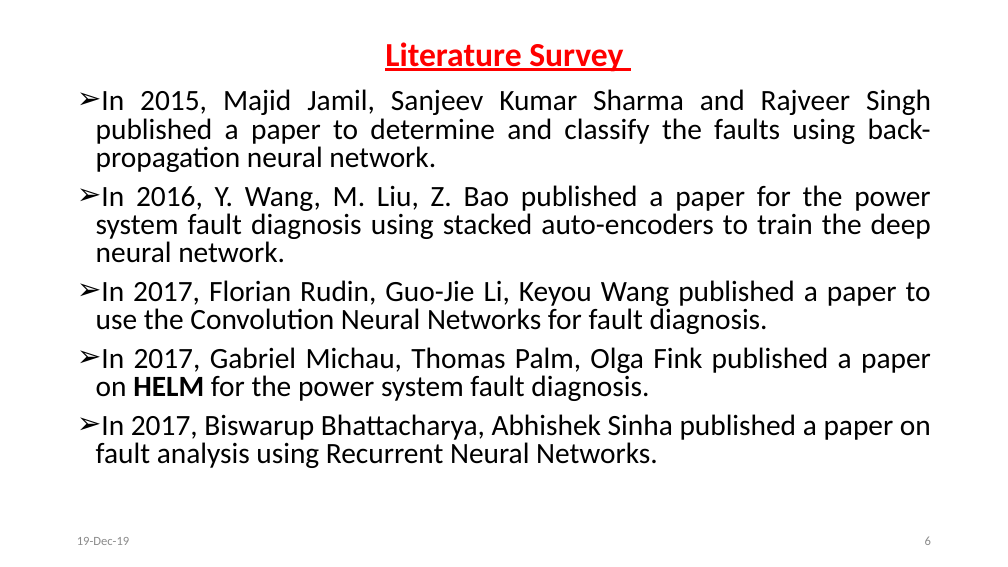
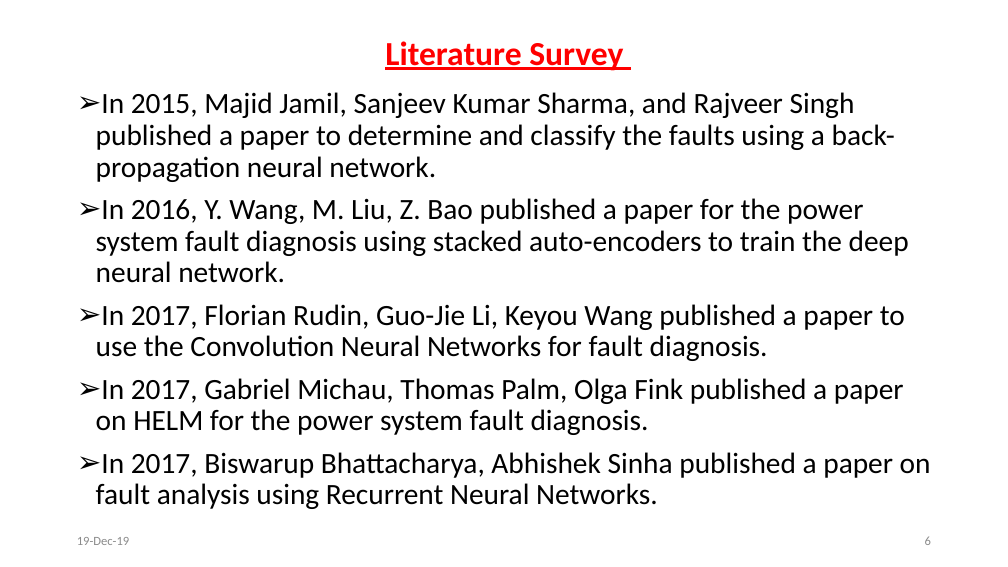
Before and after one commit to svec-final-year-project-eee/Project, a slide deck: slide 6 of First Review/First Oral Presentation.pptx. Drawn at 1008x567 pixels with LibreOffice and Linux fonts; fonts in the diff are those of the drawing. Boxes give left, top, right and bottom in pixels: in the first picture for what was removed or moved away, otherwise in the second. Text is boxed around its words. In the diff, an @@ line names an element or a change of style, - is before the commit and + after.

```diff
--- a/First Review/First Oral Presentation.pptx
+++ b/First Review/First Oral Presentation.pptx
@@ text at bbox=[96, 92, 895, 182]: text changed @@
-➢ In 2015, Majid Jamil, Sanjeev Kumar Sharma and Rajveer Singh published a paper to determine and classify the faults using back-propagation neural network.
+➢ In 2015, Majid Jamil, Sanjeev Kumar Sharma, and Rajveer Singh published a paper to determine and classify the faults using a back-propagation neural network.
@@ text at bbox=[96, 198, 931, 509]: bold off in "HELM"; alignment justified to left; line spacing 0.8 to 0.9 @@
```
Also in this commit, not shown: 5 other slides changed, 1 slide added, 2 other files.
